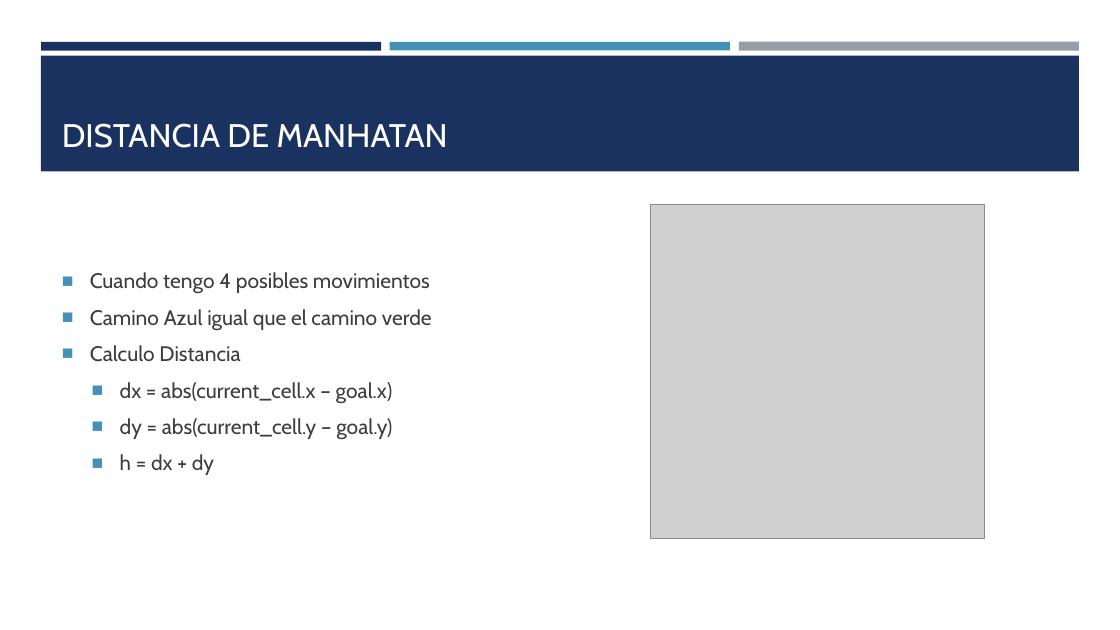
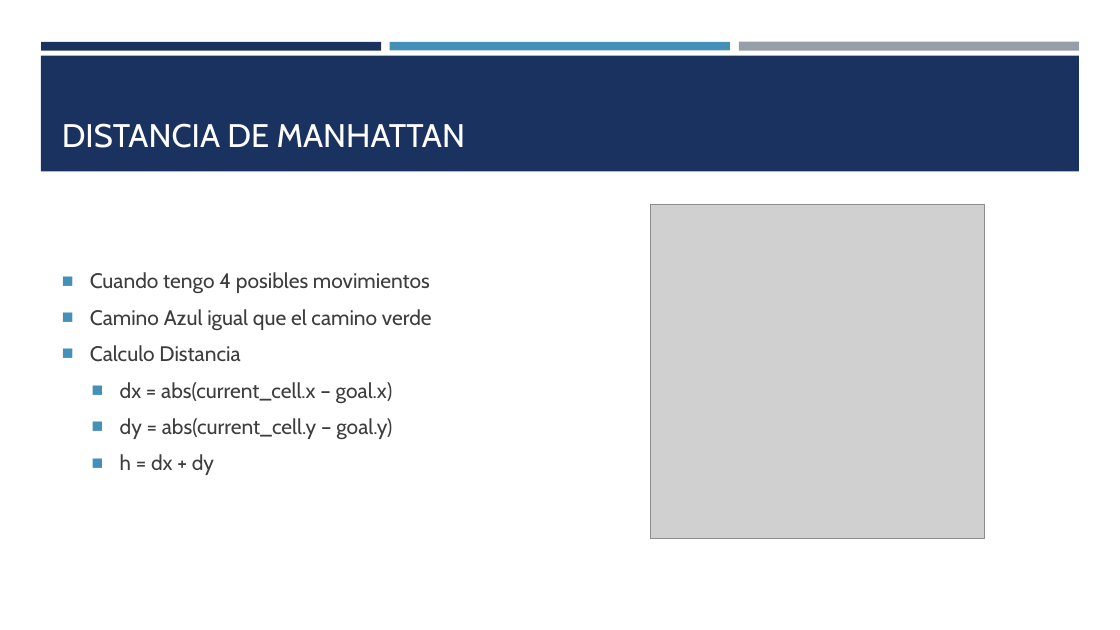
Before and after one commit to Martin-Roberto-lecuona/TP_Algoritmo_GRAFO, a slide deck: slide 5 of presentacion/algoritmo A.pptx. Drawn at 1120x630 pixels with LibreOffice and Linux fonts; fonts in the diff are those of the drawing; grey boxes stand for pictures. Boxes give left, top, right and bottom in pixels: in the first picture for what was removed or moved away, otherwise in the second. Text is boxed around its words. In the diff, an @@ line names an element or a change of style, - is before the commit and + after.

```diff
--- a/presentacion/algoritmo A.pptx
+++ b/presentacion/algoritmo A.pptx
@@ title at bbox=[62, 123, 465, 148]: text changed @@
-DISTANCIA DE MANHATAN
+DISTANCIA DE MANHATTAN
```
Also in this commit, not shown: 3 other slides changed, 1 slide added, 1 other file.
